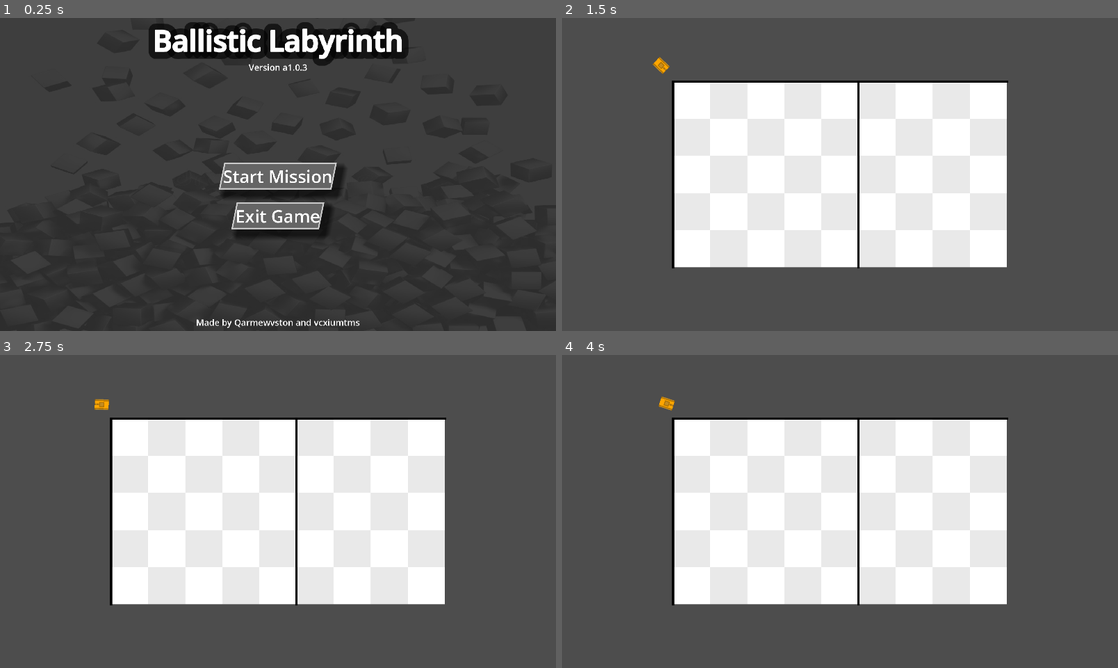
Above: before the commit, frames 1-4 (two rows, left to right).
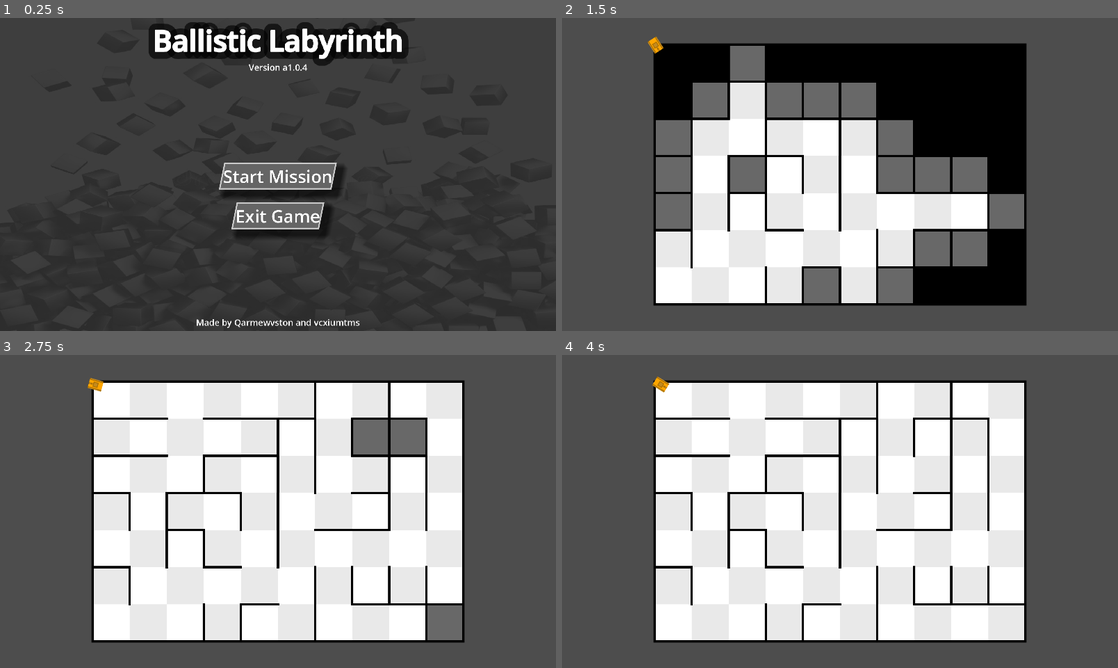
Above: after the commit, the same moments.

Repository: Wizzoplit273/Ballistic-Labyrinth
Game: Godot game, scene res://origin.tscn
Same seed, same stepped clock (60 frames per second), same inputs: the game is played once before the commit and once after it.
Inputs:
- Up to frame 1 (0.25 s): no input
- Up to frame 2 (1.5 s): click "Start Mission" at 0.5 s; hold Up (MoveForward) from 1.28 s (still down); hold Right (RotateClockwise) from 1.28 s (still down)
- Up to frame 3 (2.75 s): release Up (MoveForward) at 2.03 s; release Right (RotateClockwise) at 2.03 s; hold Down (MoveBackward) from 2.03 s (still down); tap Left (RotateCounterclockwise) at 2.1 s
- Up to frame 4 (4 s): release Down (MoveBackward) at 2.78 s; hold Right (RotateClockwise) 2.78-3.53 s; hold Up (MoveForward) from 2.78 s (still down); tap Left (RotateCounterclockwise) at 3.6 s

The runs differ from the first frame. In frame 1, less than 0.1% of the frame differs, in the area x 54-56%, y 14-17%; in frame 2, 38%, in the area x 15-84%, y 5-92%; in frame 3, 25%; in frame 4, 23%.

Commit message:
Archive 0.0.4/a1.0.4

Diff:
--- a/ingame/levels/mission_levels/level_1.gd
+++ b/ingame/levels/mission_levels/level_1.gd
@@ -1,44 +1,44 @@
 extends Node
-
-# there should be a separate function for creating a visual wall at the given ground coordinates
-#	and on which side the wall will be adjacent to the ground: it'll help a lot with maze generation later
 
 # wall physics will be a separate thing, however it'll be pretty trivial to implement it for margin walls
 
 func _ready() -> void:
 	create_maze_ground_and_margins()
+	generate_maze_with_randomized_prim()
 
 ## first vector entry is width, second is height
 const TILE_SIZE: int = 16
-var min_maze_size: Vector2i = Vector2i(5, 4)
-var max_maze_size: Vector2i = Vector2i(10, 7)
+var min_maze_size: Vector2i = Vector2i(10, 6)
+var max_maze_size: Vector2i = Vector2i(14, 8)
 var maze_size: Vector2i = Vector2i.ZERO
 var maze_bottom_corner: Vector2i = Vector2i.ZERO
 func create_maze_ground_and_margins() -> void:
 	var rng: RandomNumberGenerator = RandomNumberGenerator.new()
 	maze_size = Vector2i(rng.randi_range(min_maze_size.x, max_maze_size.x), rng.randi_range(min_maze_size.y, max_maze_size.y))
 
-	print(maze_size)
-	for row: int in range(0, maze_size.y ):
+	for row: int in range(0, maze_size.y):
 		for column: int in range(0, maze_size.x):
-			var tile_type: int = abs(row + column) % 2
-			$Map/Ground.set_cell(Vector2i(column, row), 0, Vector2i(tile_type, 0))
+			$Map/Ground.set_cell(Vector2i(column, row), 0, Vector2i(0, 0), 1)
 			$Camera.position = maze_size * $Map/Ground.scale.x * TILE_SIZE / 2
+			create_maze_visual_wall(Vector2i(column, row), 3)
+			create_maze_visual_wall(Vector2i(column, row), 2)
+			create_maze_visual_wall(Vector2i(column, row), 1)
+			create_maze_visual_wall(Vector2i(column, row), 0)
 
-			if row == 0: create_maze_visual_wall(Vector2i(column, row), 3)
-			if column == 0: create_maze_visual_wall(Vector2i(column, row), 2)
-			if row == maze_size.x - 1: create_maze_visual_wall(Vector2i(column, row), 1)
-			if column == maze_size.y - 1: create_maze_visual_wall(Vector2i(column, row), 0)
+## maze walls are accessed by two variables: one of the adjacent ground cells' map coordinates and
+##	an integer that is 0, 1, 2 or 3 that marks on which direction the wall is positioned relative to the first variable
 
 ## for adjacency:
 ##	-	0 means right
 ##	-	1 means down
 ##	-	2 means left
 ##	-	3 means up
+
 func create_maze_visual_wall(map_coordinates: Vector2i, adjacency: int) -> void:
 	if adjacency <= -1 or adjacency >= 4: return
 	# scale ratio has to effectively be an integer(for now, at least)
 	var scale_ratio: int = $Map/Ground.scale.x / $Map/Walls.scale.x
+
 	var wall_coordinates: Vector2i
 	wall_coordinates.x = (map_coordinates.x - map_coordinates.y) * scale_ratio
 	wall_coordinates.y = (map_coordinates.x + map_coordinates.y) * scale_ratio
@@ -67,4 +67,116 @@
 		wall_coordinates.x += 1
 		wall_coordinates.y += 1
 		$Map/Walls.set_cell(wall_coordinates, 1, Vector2i.ZERO, 0)
-	print("adjacency: ", adjacency, " coords: ", wall_coordinates)
+
+func delete_maze_visual_wall(map_coordinates: Vector2i, adjacency: int) -> void:
+	if adjacency <= -1 or adjacency >= 4: return
+	# scale ratio has to effectively be an integer(for now, at least)
+	var scale_ratio: int = $Map/Ground.scale.x / $Map/Walls.scale.x
+
+	var wall_coordinates: Vector2i
+	wall_coordinates.x = (map_coordinates.x - map_coordinates.y) * scale_ratio
+	wall_coordinates.y = (map_coordinates.x + map_coordinates.y) * scale_ratio
+	if adjacency == 0:
+		wall_coordinates.x += 1
+		wall_coordinates.y += scale_ratio
+		$Map/Walls.set_cell(wall_coordinates)
+		wall_coordinates.x -= 1
+		wall_coordinates.y += 1
+		$Map/Walls.set_cell(wall_coordinates)
+	if adjacency == 1:
+		wall_coordinates.x -= scale_ratio
+		wall_coordinates.y += scale_ratio
+		$Map/Walls.set_cell(wall_coordinates)
+		wall_coordinates.x += 1
+		wall_coordinates.y += 1
+		$Map/Walls.set_cell(wall_coordinates)
+	if adjacency == 2:
+		wall_coordinates.x -= 1
+		$Map/Walls.set_cell(wall_coordinates)
+		wall_coordinates.x -= 1
+		wall_coordinates.y += 1
+		$Map/Walls.set_cell(wall_coordinates)
+	if adjacency == 3: ## it's already calculated for adjacency == 3 by default
+		$Map/Walls.set_cell(wall_coordinates)
+		wall_coordinates.x += 1
+		wall_coordinates.y += 1
+		$Map/Walls.set_cell(wall_coordinates)
+
+## Randomized Prim's Algorithm: it's the primary maze generating algorithm for this project
+func generate_maze_with_randomized_prim() -> void:
+	var rng: RandomNumberGenerator = RandomNumberGenerator.new()
+	var selected_cell: Vector2i
+	## all vector entries should be integers, but this is what Godot offers for optimisation
+	var maze_cells: PackedVector2Array
+	var frontier_cells: PackedVector2Array
+	selected_cell.x = rng.randi_range(0, maze_size.x - 1)
+	selected_cell.y = rng.randi_range(0, maze_size.y - 1)
+	if (selected_cell.x + selected_cell.y) % 2 == 0:
+		$Map/Ground.set_cell(selected_cell, 0, Vector2i(0, 0), 0)
+	else: $Map/Ground.set_cell(selected_cell, 0, Vector2i(1, 0), 0)
+	maze_cells.append(selected_cell)
+	if $Map/Ground.get_cell_source_id(selected_cell + Vector2i.RIGHT) != -1:
+		frontier_cells.append(selected_cell + Vector2i.RIGHT)
+		delete_maze_visual_wall(selected_cell, 0)
+	if $Map/Ground.get_cell_source_id(selected_cell + Vector2i.DOWN) != -1:
+		frontier_cells.append(selected_cell + Vector2i.DOWN)
+		delete_maze_visual_wall(selected_cell, 1)
+	if $Map/Ground.get_cell_source_id(selected_cell + Vector2i.LEFT) != -1:
+		frontier_cells.append(selected_cell + Vector2i.LEFT)
+		delete_maze_visual_wall(selected_cell, 2)
+	if $Map/Ground.get_cell_source_id(selected_cell + Vector2i.UP) != -1:
+		frontier_cells.append(selected_cell + Vector2i.UP)
+		delete_maze_visual_wall(selected_cell, 3)
+	var selected_frontier_cell_index: int
+	var i: int = 0
+	while frontier_cells.size() != 0:
+		selected_frontier_cell_index = rng.randi_range(0, frontier_cells.size() - 1)
+		selected_cell = frontier_cells[selected_frontier_cell_index]
+		frontier_cells.remove_at(selected_frontier_cell_index)
+		configure_as_maze_cell(selected_cell, maze_cells, frontier_cells)
+		await get_tree().create_timer(0.02).timeout
+		i += 1
+
+func configure_as_maze_cell(selected_cell: Vector2i, maze_cells: PackedVector2Array, frontier_cells: PackedVector2Array) -> void:
+	maze_cells.append(selected_cell)
+	if (selected_cell.x + selected_cell.y) % 2 == 0:
+		$Map/Ground.set_cell(selected_cell, 0, Vector2i(0, 0), 0)
+	else: $Map/Ground.set_cell(selected_cell, 0, Vector2i(1, 0), 0)
+
+	## remove one adjacent maze cell's wall
+	## only one adjacent wall will be deleted(at least for now)
+	## it will always yield at least one because the selected cell is a former frontier cell
+	var num_neighboring_maze_cells: int = 0
+	var possible_directions: Array[int] ## min size should be 1, max size should be 4
+	var rng: RandomNumberGenerator = RandomNumberGenerator.new()
+	var neighboring_cell_offset: Vector2i = Vector2i.RIGHT
+	var selected_neighbor_cell: Vector2i
+	for index: int in range(4):
+		selected_neighbor_cell = selected_cell + Vector2i(neighboring_cell_offset)
+		if $Map/Ground.get_cell_source_id(selected_neighbor_cell) != -1:
+			if maze_cells.find(selected_neighbor_cell) != -1:
+				num_neighboring_maze_cells += 1
+				possible_directions.append(index)
+		neighboring_cell_offset = rotate_integer_vector(neighboring_cell_offset)
+	var random_direction: int = possible_directions[rng.randi_range(0, num_neighboring_maze_cells - 1)]
+	delete_maze_visual_wall(selected_cell, random_direction)
+
+	## mark neighboring cells as frontier cells
+	neighboring_cell_offset = Vector2i.RIGHT
+	for i: int in range(4):
+		selected_neighbor_cell = selected_cell + neighboring_cell_offset
+		if $Map/Ground.get_cell_source_id(selected_neighbor_cell) != -1:
+			if frontier_cells.find(selected_neighbor_cell) == -1:
+				# this third if statement is a temporary fix for the problem of frontier cells not being removed when
+				#	transformed to maze cells
+				if maze_cells.find(selected_neighbor_cell) == -1:
+					$Map/Ground.set_cell(selected_neighbor_cell, 0, Vector2i(0, 0), 2)
+					frontier_cells.append(selected_neighbor_cell)
+		neighboring_cell_offset = rotate_integer_vector(neighboring_cell_offset)
+
+func rotate_integer_vector(vector: Vector2i) -> Vector2i:
+	if vector == Vector2i.RIGHT: return Vector2i.DOWN
+	if vector == Vector2i.DOWN: return Vector2i.LEFT
+	if vector == Vector2i.LEFT: return Vector2i.UP
+	if vector == Vector2i.UP: return Vector2i.RIGHT
+	return Vector2i.ZERO ## invalid input handler
--- a/ingame/levels/mission_levels/level_1.tscn
+++ b/ingame/levels/mission_levels/level_1.tscn
@@ -26,5 +26,3 @@
 metadata/_edit_lock_ = true
 
 [node name="Player" parent="." instance=ExtResource("3_pyw2e")]
-position = Vector2(-45, -57)
-rotation = -0.23911
--- a/ingame/tiles/ground_tileset.tres
+++ b/ingame/tiles/ground_tileset.tres
@@ -5,7 +5,12 @@
 [sub_resource type="TileSetAtlasSource" id="TileSetAtlasSource_usmk1"]
 resource_name = "ground"
 texture = ExtResource("1_eqhhq")
+0:0/next_alternative_id = 3
 0:0/0 = 0
+0:0/1 = 1
+0:0/1/modulate = Color(0, 0, 0, 1)
+0:0/2 = 2
+0:0/2/modulate = Color(0.408329, 0.408329, 0.408329, 1)
 1:0/0 = 0
 
 [resource]
--- a/project.godot
+++ b/project.godot
@@ -10,8 +10,8 @@
 
 [application]
 
-config/name="Ballistic Labyrinth a1.0.3"
-config/version="a1.0.3"
+config/name="Ballistic Labyrinth a1.0.4"
+config/version="a1.0.4"
 run/main_scene="uid://dl53xfp6aj77b"
 config/features=PackedStringArray("4.4", "Forward Plus")
 config/icon="uid://df5mouvis1adw"
